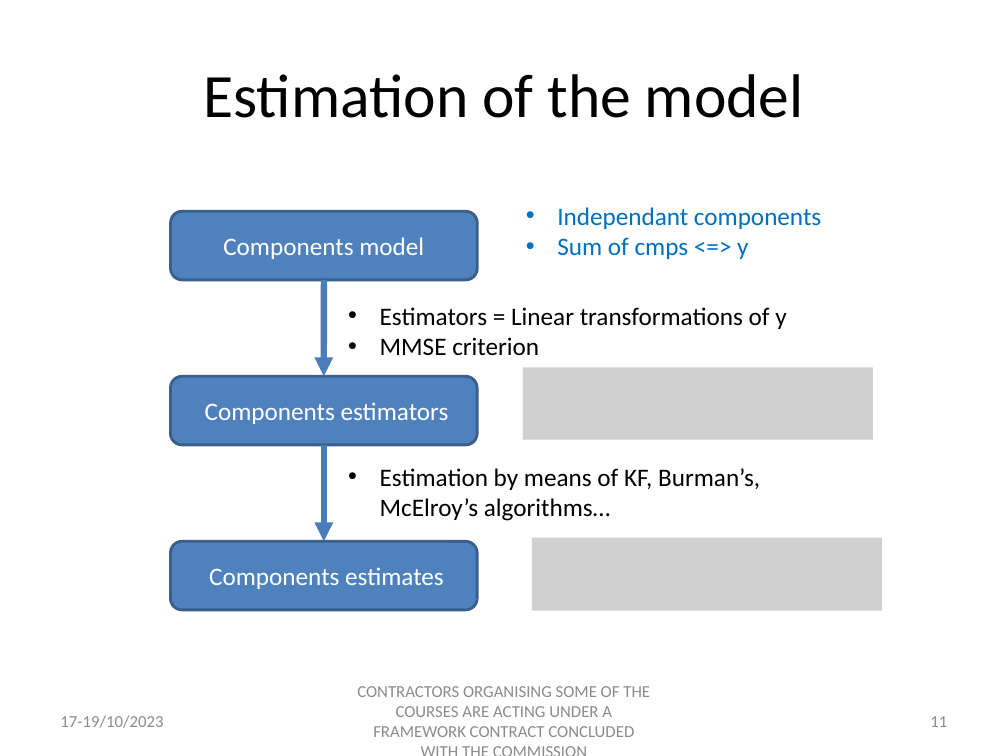
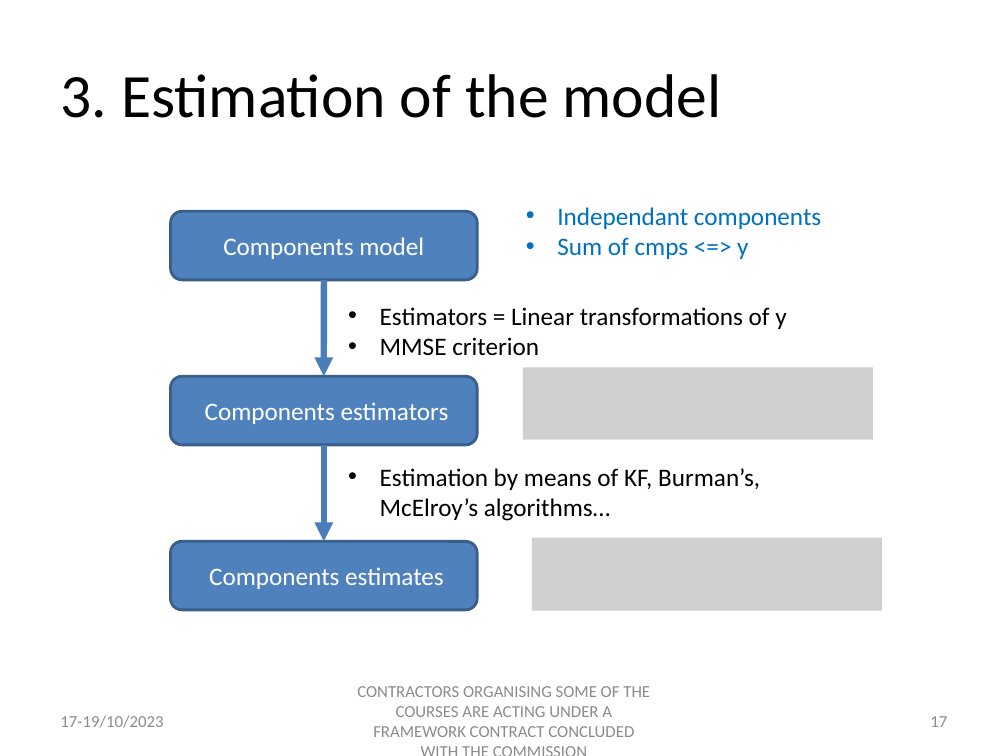
Before and after one commit to palatej/estp2023, a slide deck: slide 17 of Presentations/2.2 JD+_SEATS.pptx (slide 11 before the commit). Drawn at 1008x756 pixels with LibreOffice and Linux fonts; fonts in the diff are those of the drawing; grey boxes stand for pictures. Boxes give left, top, right and bottom in pixels: in the first picture for what was removed or moved away, otherwise in the second. Text is boxed around its words. In the diff, an @@ line names an element or a change of style, - is before the commit and + after.

```diff
--- a/Presentations/2.2 JD+_SEATS.pptx
+++ b/Presentations/2.2 JD+_SEATS.pptx
@@ title at box(60, 74, 722, 118): text changed @@
-Estimation of the model
+3. Estimation of the model
@@ page number at box(930, 716, 947, 727): text changed @@
-11
+17
```
Also in this commit, not shown: 17 other slides changed, 5 slides added, 14 other files.
